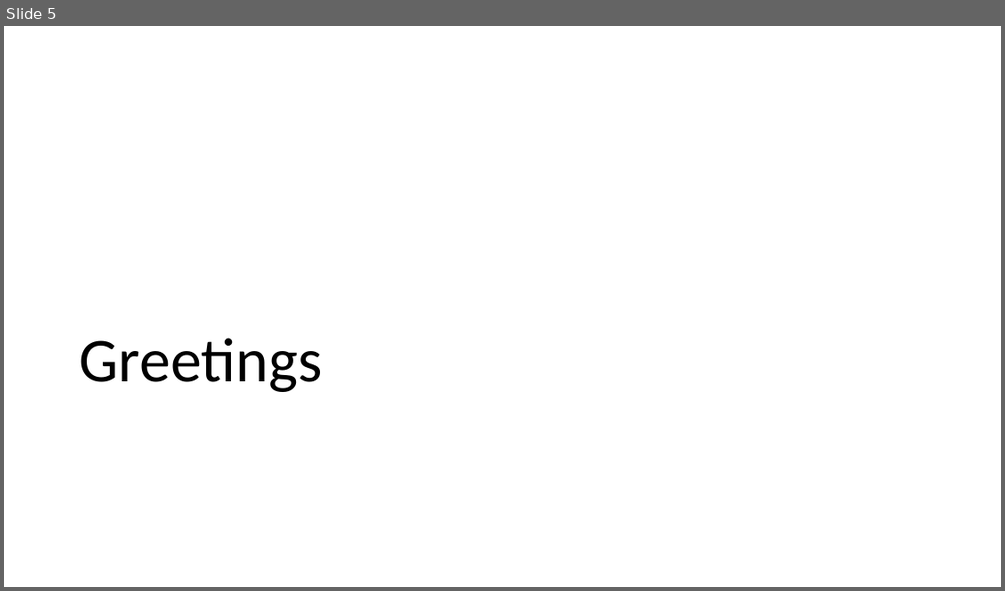
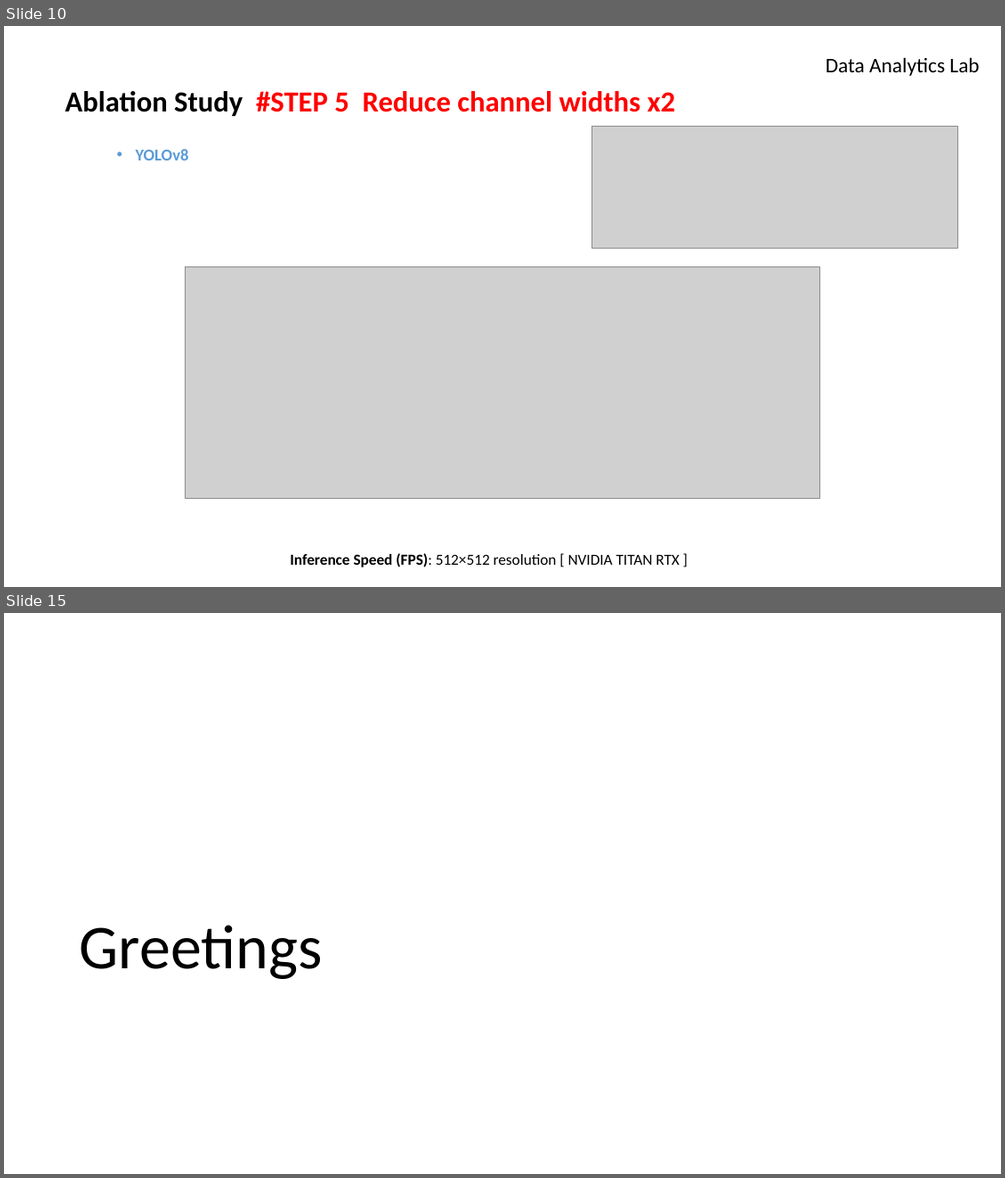
Before and after one commit to azimjaan21/ablation-yolov8m-seg-, a slide deck: experiment [17.07].pptx. Shown one above the other, each under a label of ours: slide 5 before the commit, slides 10 and 15 after it; the slides between them are not shown. The pictures are 1005x591 and 1005x1178 pixels, drawn with LibreOffice and Linux fonts; fonts in the diff are those of the drawing; grey boxes stand for pictures; background and template pictures are left out. Boxes give left, top, right and bottom in pixels: in the first picture for what was removed or moved away, otherwise in the second. Text is boxed around its words. In the diff, an @@ line names an element or a change of style, - is before the commit and + after.

```diff
--- a/experiment [17.07].pptx
+++ b/experiment [17.07].pptx
@@ slide 10 added at <box>4,26,1001,587</box>, background #FFFFFF @@
@@ text added at <box>825,57,979,76</box>, 20 pt, text #000000 @@
+Data Analytics Lab
@@ title added at <box>65,91,676,116</box>, 28 pt, text #FF0000, bold @@
+Ablation Study #STEP 5 Reduce channel widths x2
@@ picture added at <box>591,126,958,248</box> @@
@@ text added at <box>136,149,189,160</box>, 16 pt, text #5B9BD5, bold @@
+• YOLOv8
@@ picture added at <box>185,267,820,498</box> @@
@@ text added at <box>290,553,680,567</box>, 14.8 pt, text #000000 @@
+Inference Speed (FPS): 512×512 resolution [ NVIDIA TITAN RTX ]
@@ what was slide 5 is now slide 15 @@
```
Also in this commit, not shown: 2 slides changed, 11 other slides added, 2 slides removed, 3 other files.
